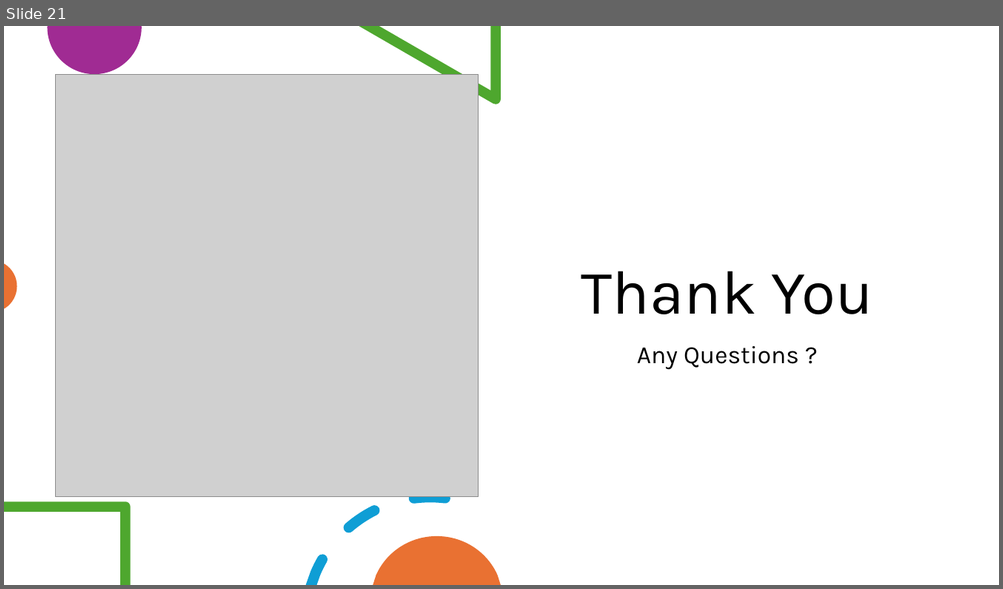
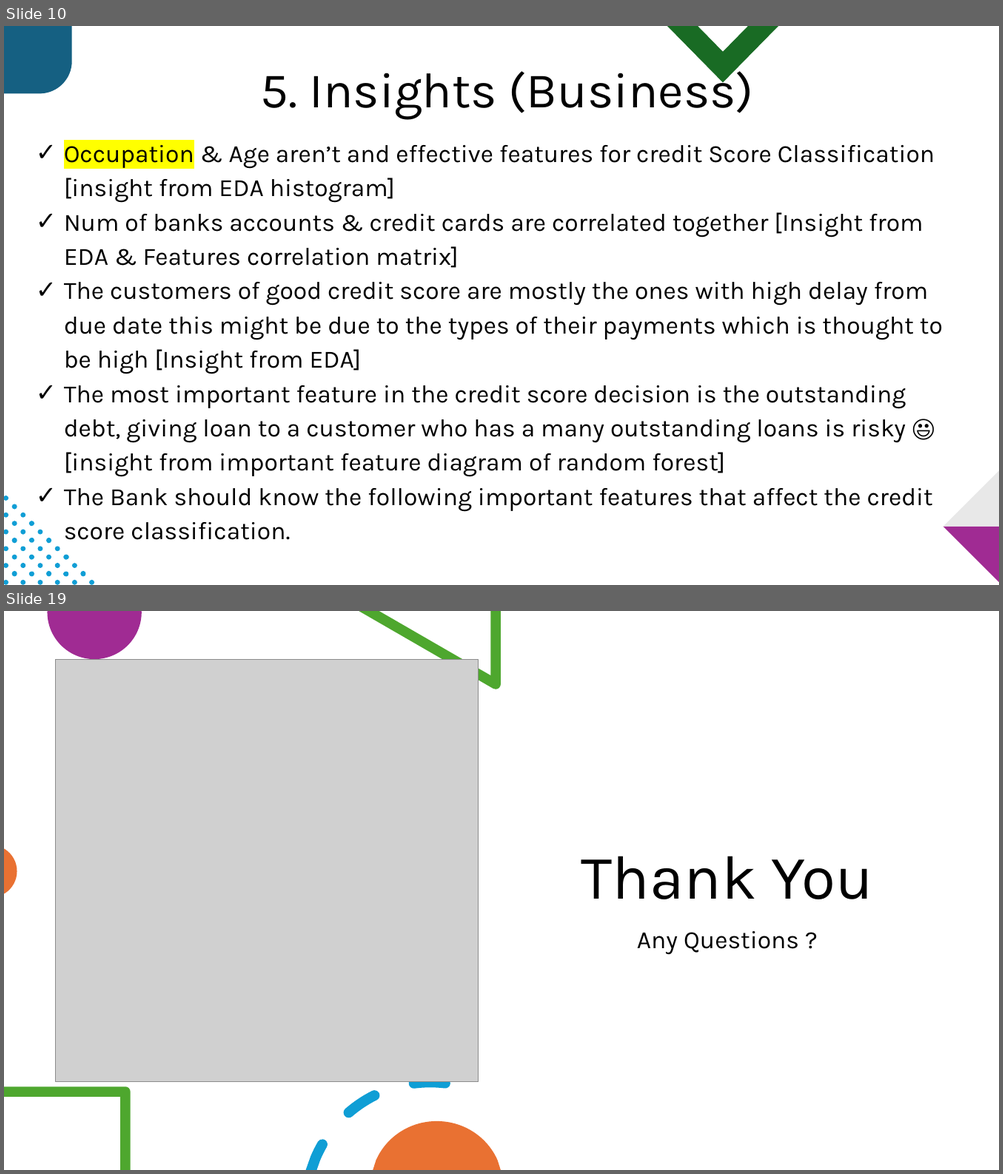
Before and after one commit to BasmaElhoseny01/Credit-Score-Classification-and-Analysis, a slide deck: Presentation.pptx. Shown one above the other, each under a label of ours: slide 21 before the commit, slides 10 and 19 after it; the slides between them are not shown. The pictures are 1003x589 and 1003x1174 pixels, drawn with LibreOffice and Linux fonts; fonts in the diff are those of the drawing; grey boxes stand for pictures. Boxes give left, top, right and bottom in pixels: in the first picture for what was removed or moved away, otherwise in the second. Text is boxed around its words. In the diff, an @@ line names an element or a change of style, - is before the commit and + after.

```diff
--- a/Presentation.pptx
+++ b/Presentation.pptx
@@ slide 10 added at <box>4,26,999,585</box>, background #FFFFFF @@
@@ freeform shape added at <box>4,26,72,94</box>, fill #156082 @@
@@ freeform shape added at <box>667,26,779,83</box>, fill #196B24 @@
@@ text added at <box>261,63,754,120</box>, 48 pt, text #000000 @@
+5. Insights (Business)
@@ text added at <box>64,145,942,540</box>, 24 pt, text #000000 @@
+✓ Occupation & Age aren’t and effective features for credit Score Classification [insight from EDA histogram]
+✓ Num of banks accounts & credit cards are correlated together [Insight from EDA & Features correlation matrix]
+✓ The customers of good credit score are mostly the ones with high delay from due date this might be due to the types of their payments which is thought to be high [Insight from EDA]
+✓ The most important feature in the credit score decision is the outstanding debt, giving loan to a customer who has a many outstanding loans is risky 😃 [insight from important feature diagram of random forest]
+✓ The Bank should know the following important features that affect the credit score classification.
@@ freeform shape added at <box>943,471,999,528</box>, fill #E8E8E8 @@
@@ freeform shape added at <box>943,527,999,582</box>, fill #A02B93 @@
@@ group added at <box>4,496,94,585</box>: 36 freeform shapes @@
@@ what was slide 21 is now slide 19 @@
```
Also in this commit, not shown: 10 slides changed, 7 other slides added, 10 slides removed, 6 other files.
